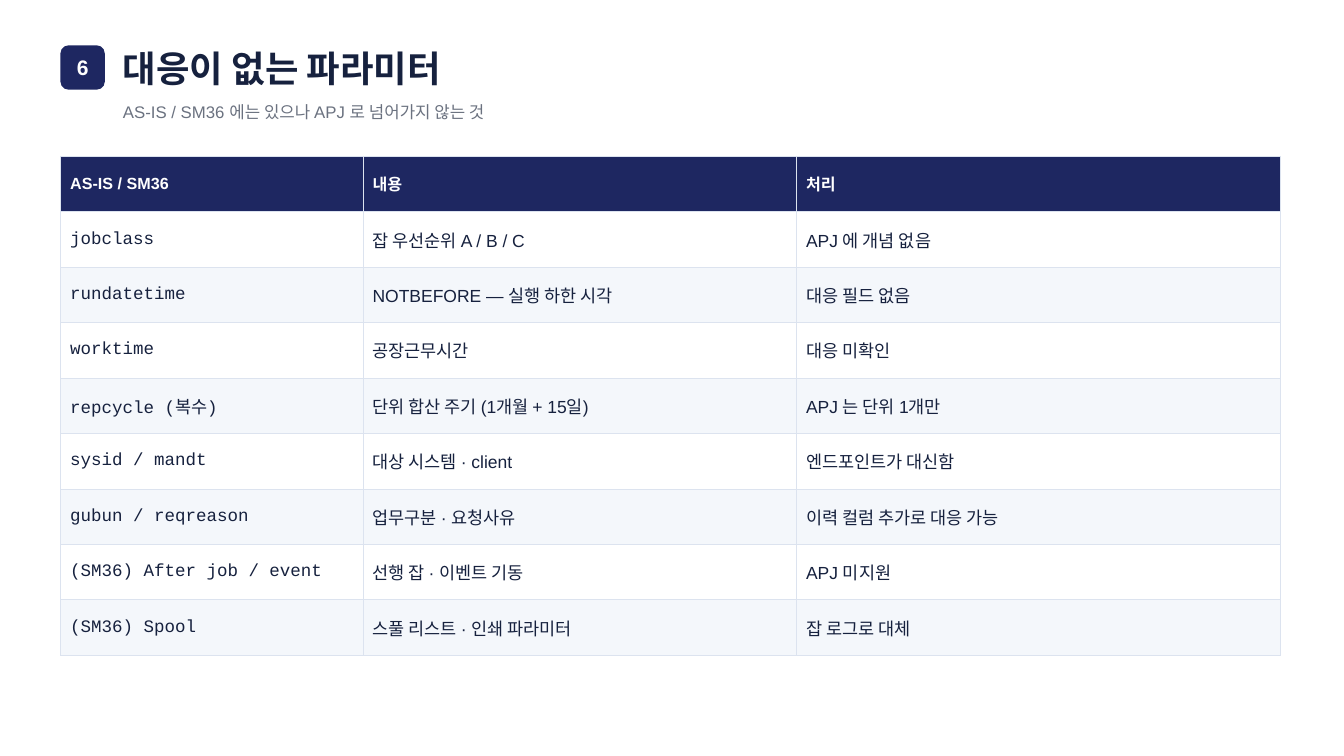
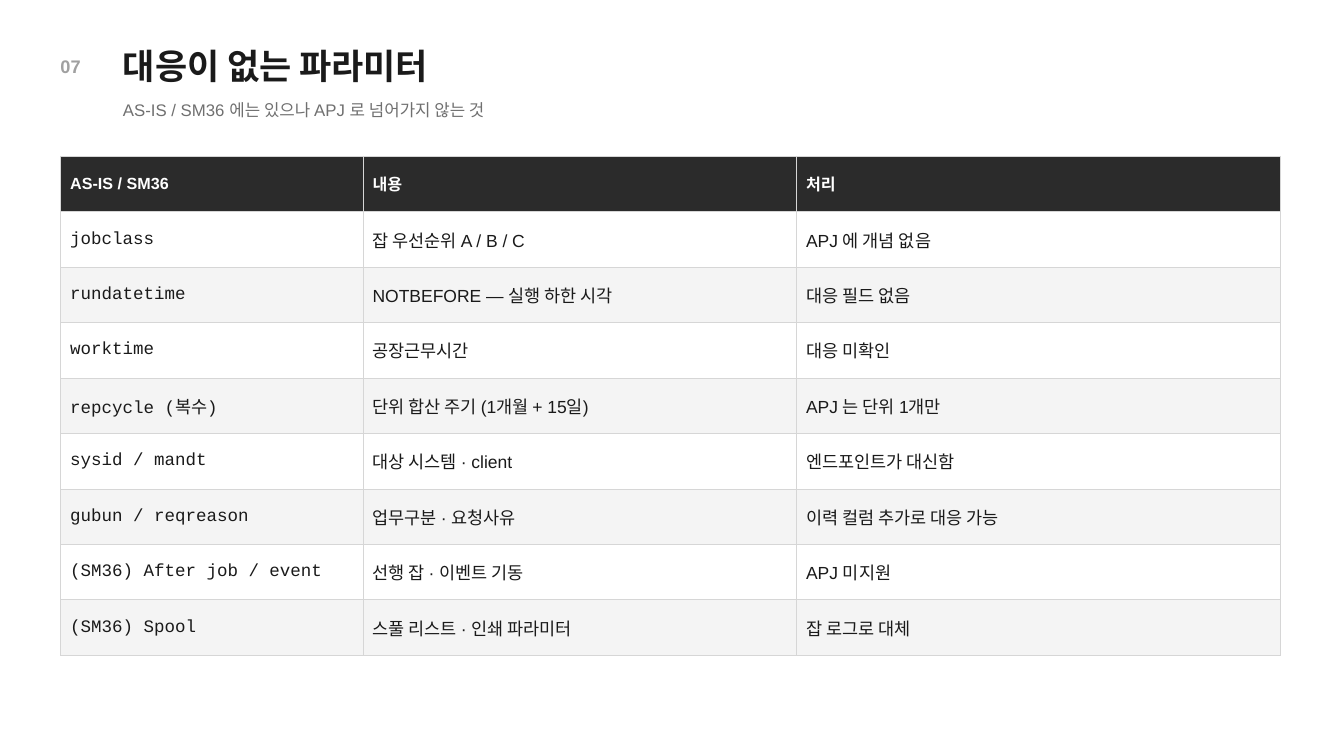
Before and after one commit to i0099222-cmd/ai, a slide deck: slide 8 of abap/zbc_job/SM36_to_OData_회의자료.pptx (slide 7 before the commit). Drawn at 1344x756 pixels with LibreOffice and Linux fonts; fonts in the diff are those of the drawing. Boxes give left, top, right and bottom in pixels: in the first picture for what was removed or moved away, otherwise in the second. Text is boxed around its words. In the diff, an @@ line names an element or a change of style, - is before the commit and + after.

```diff
--- a/abap/zbc_job/SM36_to_OData_회의자료.pptx
+++ b/abap/zbc_job/SM36_to_OData_회의자료.pptx
@@ rounded rectangle removed at box(60, 45, 105, 90) @@
@@ text "대응이 없는 파라미터" at box(123, 49, 429, 82): size 26 to 25 pt, text colour #16213E to #1A1A1A @@
@@ text added at box(60, 60, 80, 73), 13 pt, text #A0A0A0, bold @@
+07
@@ text removed at box(77, 60, 89, 75) @@
-6
@@ text "AS-IS / SM36 에는 있으나 ..." at box(123, 102, 484, 118): text colour #6B7280 to #707070 @@
@@ table at box(60, 156, 1280, 641) @@
@@ fill #1E2761 to #2B2B2B in row 1 @@
@@ fill #F4F7FB to #F4F4F4 in 12 cells @@
@@ text colour #16213E to #1A1A1A @@
@@ borders changed @@
```
Also in this commit, not shown: 8 other slides changed, 1 slide added.
